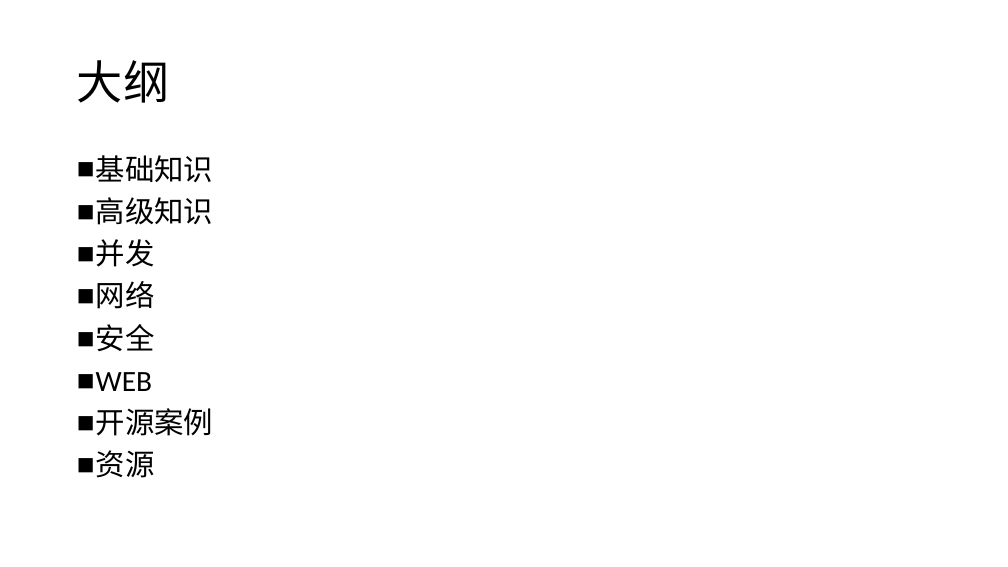
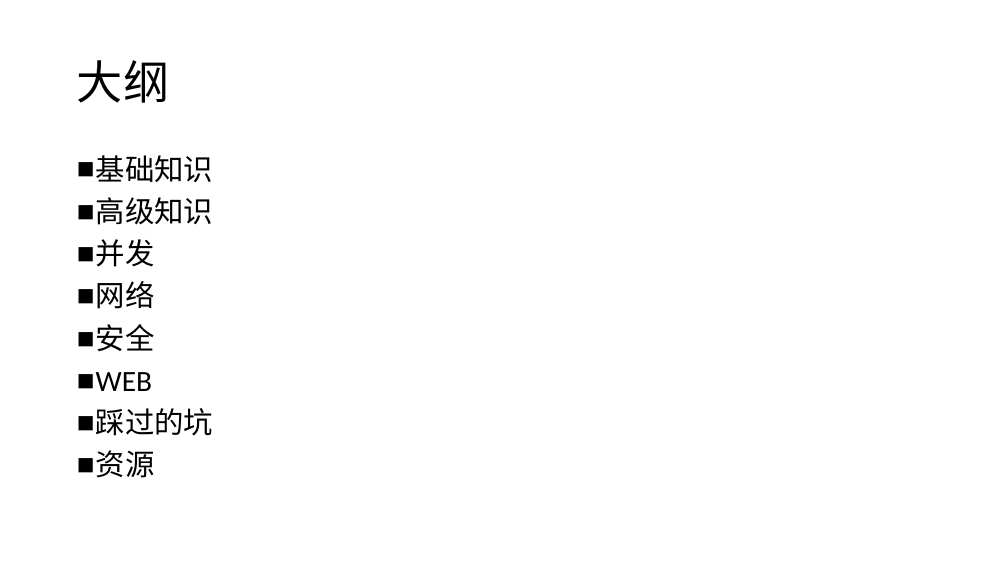
Before and after one commit to hongzhenglin/golearning, a slide deck: slide 2 of go学习笔记.pptx. Drawn at 1008x567 pixels with LibreOffice and Linux fonts; fonts in the diff are those of the drawing. Boxes give left, top, right and bottom in pixels: in the first picture for what was removed or moved away, otherwise in the second. Text is boxed around its words. In the diff, an @@ line names an element or a change of style, - is before the commit and + after.

```diff
--- a/go学习笔记.pptx
+++ b/go学习笔记.pptx
@@ text at bbox=[96, 408, 213, 436]: text changed @@
-■ 开源案例
+■ 踩过的坑
```
Also in this commit, not shown: 8 other slides changed, 18 slides added, 2 slides removed.
